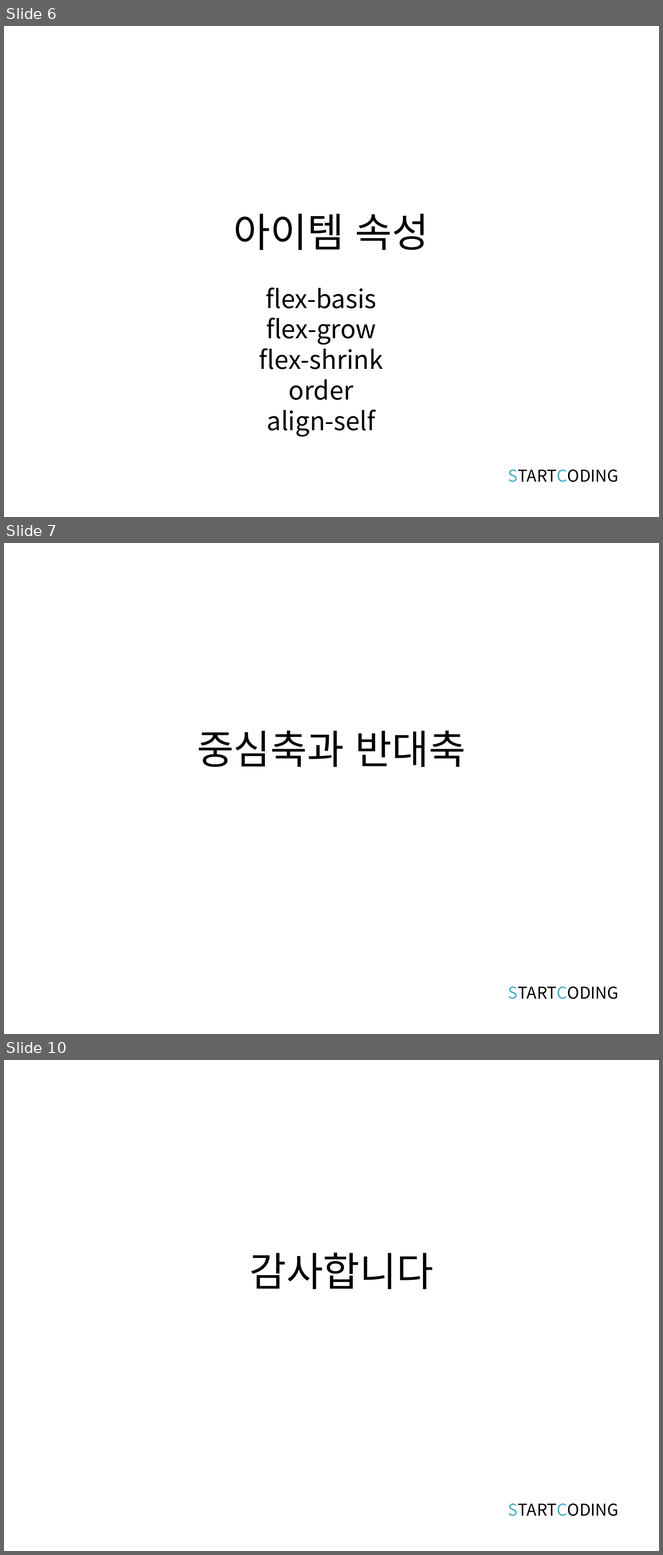
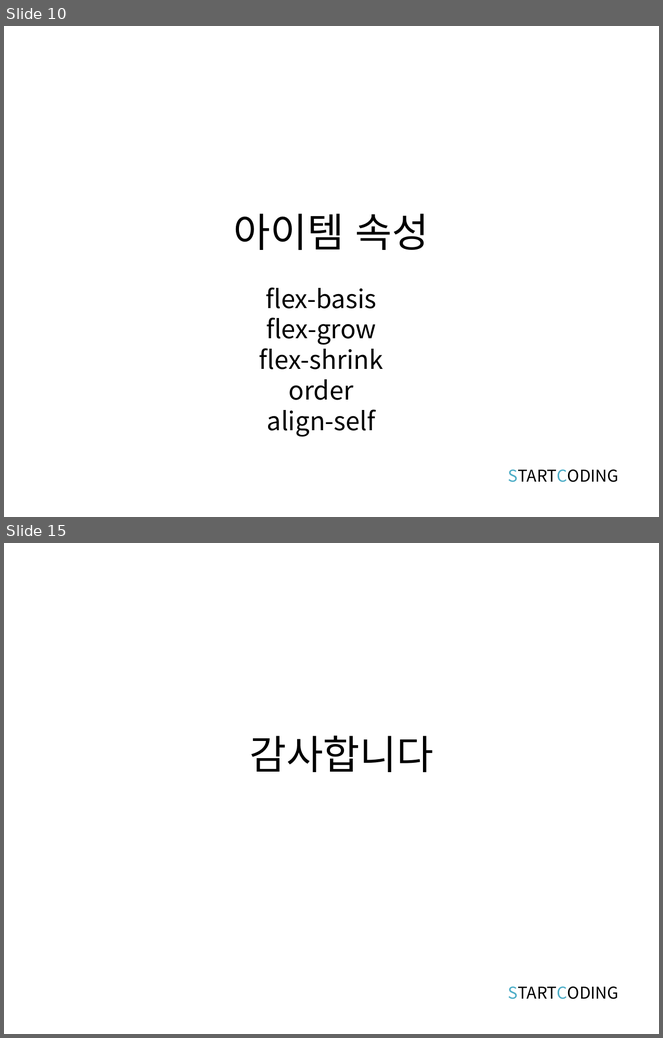
Before and after one commit to kwonkijun/web, a slide deck: 프론트엔드기초(PPT)/CSS3 8강_CSS 플렉스박스 레이아웃.pptx. Shown one above the other, each under a label of ours: slides 6, 7 and 10 before the commit, slides 10 and 15 after it; the slides between them are not shown. The pictures are 663x1555 and 663x1038 pixels, drawn with LibreOffice and Linux fonts; fonts in the diff are those of the drawing. Boxes give left, top, right and bottom in pixels: in the first picture for what was removed or moved away, otherwise in the second. Text is boxed around its words. In the diff, an @@ line names an element or a change of style, - is before the commit and + after.

```diff
--- a/프론트엔드기초(PPT)/CSS3 8강_CSS 플렉스박스 레이아웃.pptx
+++ b/프론트엔드기초(PPT)/CSS3 8강_CSS 플렉스박스 레이아웃.pptx
@@ slide 7 removed at (4,543,659,1034), background #FFFFFF @@
@@ title removed at (197,731,466,767) @@
-중심축과 반대축
@@ text removed at (508,987,619,1000) @@
-STARTCODING
@@ what was slide 6 is now slide 10 @@
@@ what was slide 10 is now slide 15 @@
```
Also in this commit, not shown: 5 slides changed, 6 slides added, 1 other file.
